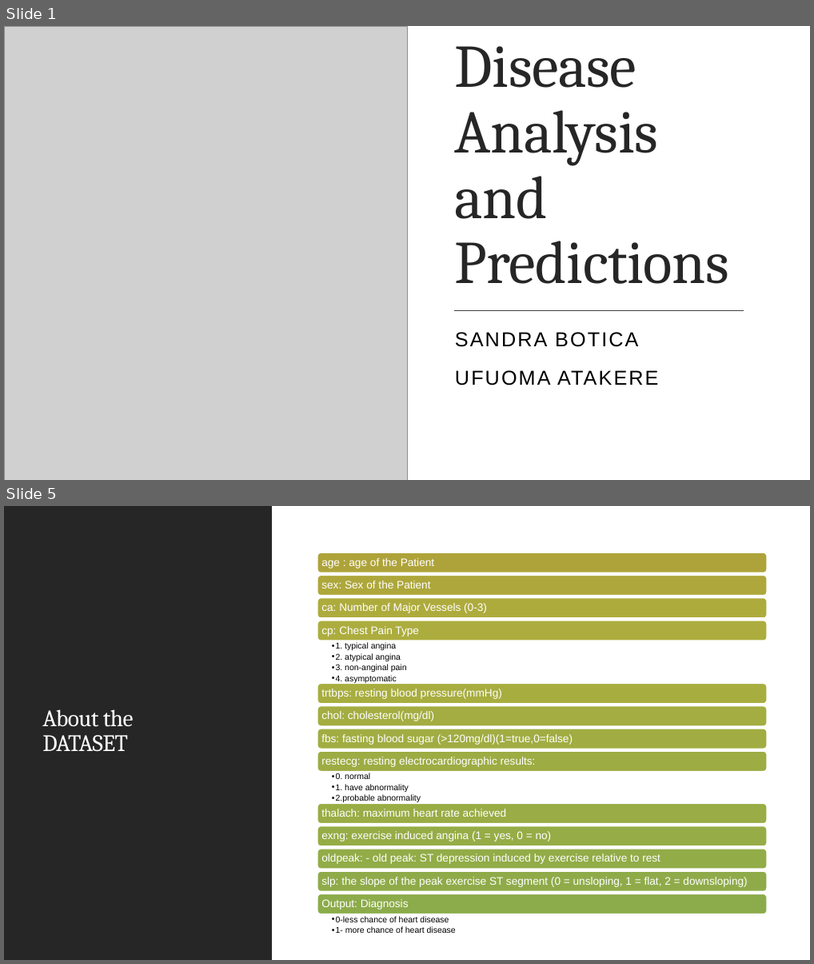
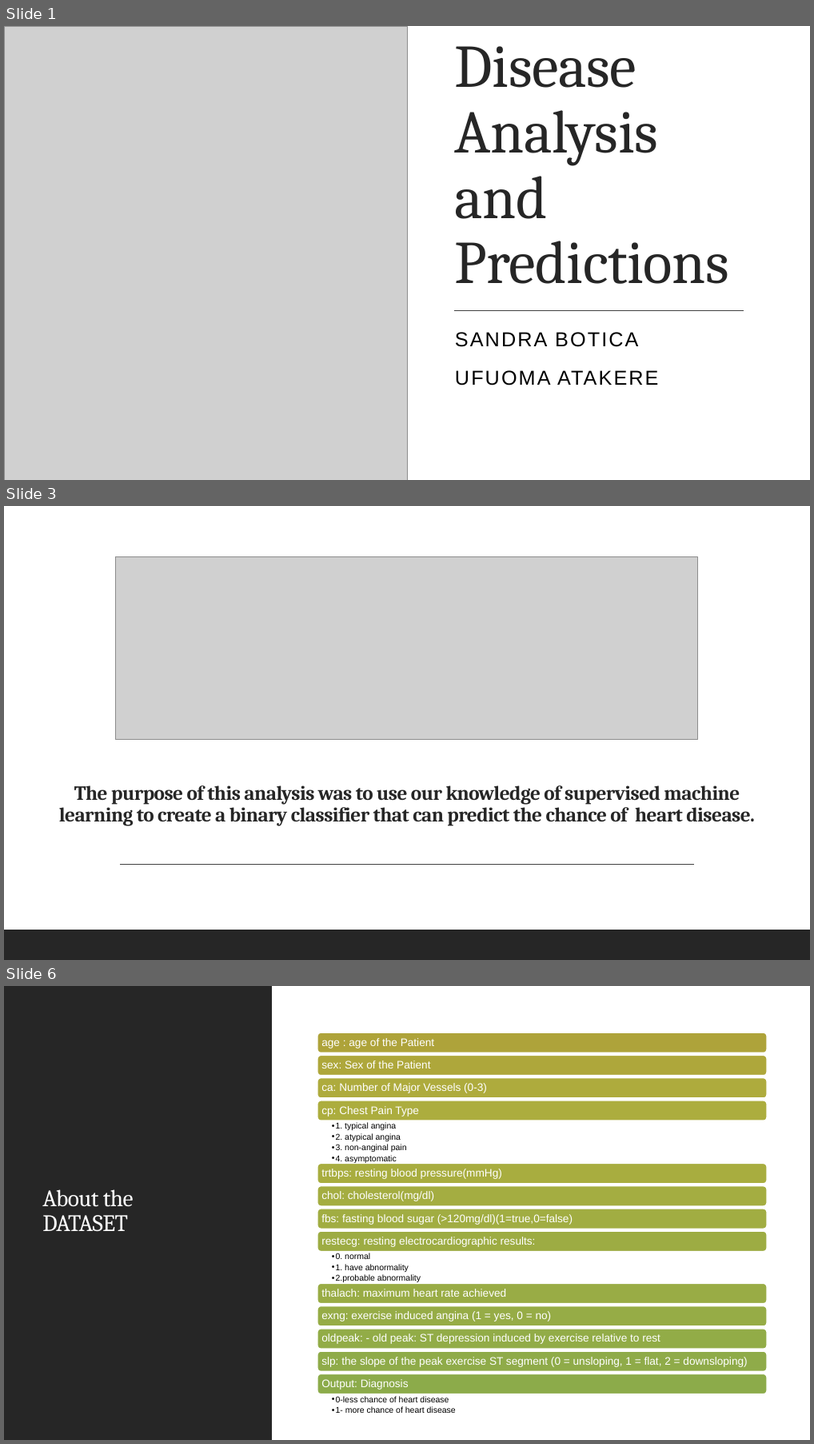
Before and after one commit to SandraBotica/ML_Project_4, a slide deck: Heart Disease Analysis and Predictions.pptx. Shown one above the other, each under a label of ours: slides 1 and 5 before the commit, slides 1, 3 and 6 after it; the slides between them are not shown. The pictures are 814x964 and 814x1444 pixels, drawn with LibreOffice and Linux fonts; fonts in the diff are those of the drawing; grey boxes stand for pictures. Boxes give left, top, right and bottom in pixels: in the first picture for what was removed or moved away, otherwise in the second. Text is boxed around its words. In the diff, an @@ line names an element or a change of style, - is before the commit and + after.

```diff
--- a/Heart Disease Analysis and Predictions.pptx
+++ b/Heart Disease Analysis and Predictions.pptx
@@ slide 3 added at bbox=[4, 506, 810, 960], background #FFFFFF @@
@@ rectangle added at bbox=[4, 506, 810, 960], fill #FFFFFF @@
@@ picture added at bbox=[116, 557, 698, 739] @@
@@ title added at bbox=[59, 785, 754, 826], 24 pt, text #262626, bold @@
+The purpose of this analysis was to use our knowledge of supervised machine learning to create a binary classifier that can predict the chance of heart disease.
@@ line added from (120, 864) to (695, 864), #404040 1 pt @@
@@ rectangle added at bbox=[4, 929, 810, 960], fill #262626 @@
@@ what was slide 5 is now slide 6 @@
```
Also in this commit, not shown: 3 slides changed, 5 other slides added, 2 slides removed, 4 other files.
